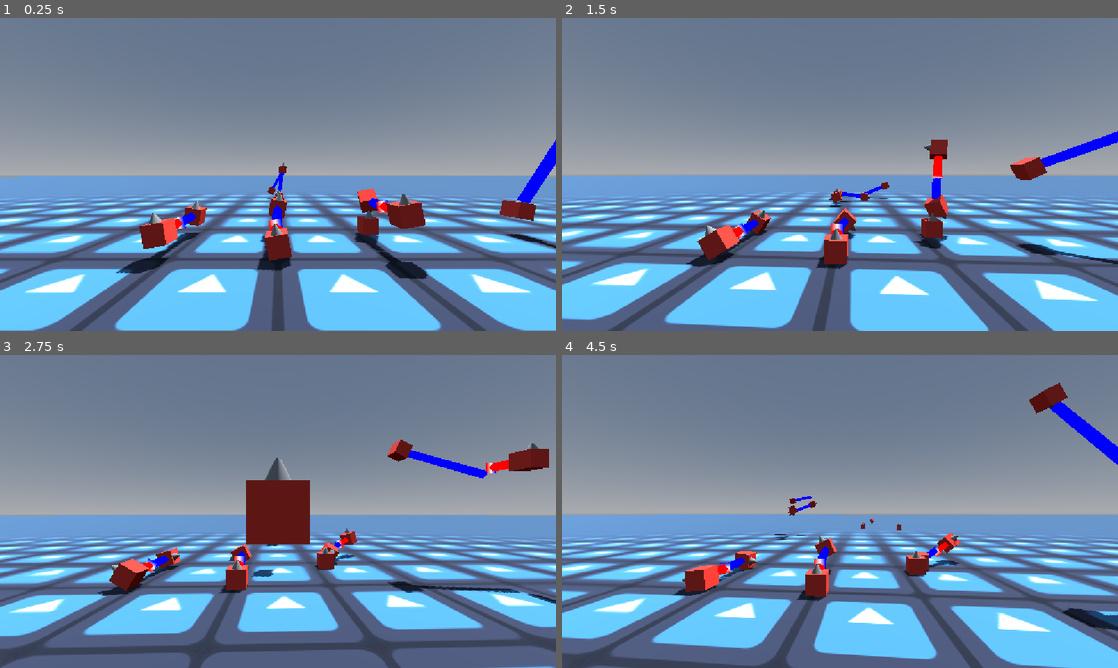
Above: before the commit, frames 1-4 (two rows, left to right).
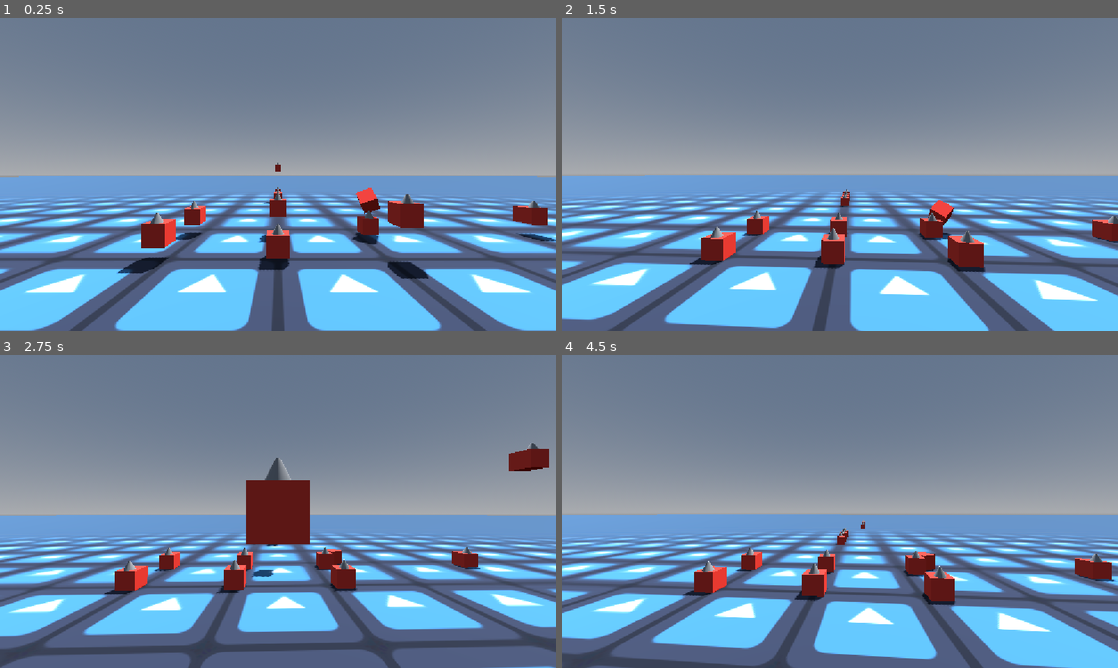
Above: after the commit, the same moments.

Repository: Deojee/new-betterer-hinges
Game: Godot game, scene res://scenes/world.tscn
The game is run twice, just before and just after one commit, with the same random seed, the same clock (stepped at 60 frames per second) and the same inputs. The engine's default icon, where the game draws it, is replaced by a stand-in: a white triangle on a blue panel in a dark square.
Inputs (mouse positions are in pixels of both pictures, inside the frame that each line leads up to):
- Up to frame 1 (0.25 s): no input
- Up to frame 2 (1.5 s): move the mouse to (867, 174) at 0.52 s; tap A (a) at 0.6 s; tap D (d) at 0.8, 1.35 s; move the mouse to (812, 174) at 1.27 s
- Up to frame 3 (2.75 s): tap E (e) at 1.55 s; move the mouse to (289, 505) at 2.02 s; hold E (e) from 2.03 s (still down); tap S (s) at 2.3 s
- Up to frame 4 (4.5 s): move the mouse to (834, 517) at 2.77 s; release E (e) at 2.78 s; tap S (s) at 2.85 s; tap T (t) at 3.05 s; move the mouse to (878, 514) at 3.52 s; hold T (t) 3.53-4.28 s; tap W (w) at 3.8, 4.35 s; move the mouse to (795, 508) at 4.27 s

The runs differ from the first frame. In frame 1, 2.4% of the frame differs, in the area x 20-100%, y 38-84%; in frame 2, 4.4%, in the area x 22-100%, y 36-82%; in frame 3, 3.0%; in frame 4, 4.3%.

Commit message:
added motors and accounting for weight

Diff:
--- a/scenes/world.tscn
+++ b/scenes/world.tscn
@@ -45,6 +45,9 @@
 [sub_resource type="ConvexPolygonShape3D" id="ConvexPolygonShape3D_qfnet"]
 points = PackedVector3Array(0.3, 0.15, 0.15, 0.3, 0.15, -0.15, -0.3, 0.15, 0.15, 0.3, -0.15, 0.15, 0.3, -0.15, -0.15, -0.3, 0.15, -0.15, -0.3, -0.15, 0.15, -0.3, -0.15, -0.15)
 
+[sub_resource type="BoxMesh" id="BoxMesh_i7141"]
+size = Vector3(1.2, 0.3, 0.2)
+
 [node name="world" type="Node3D" unique_id=184105334]
 script = ExtResource("1_tlwt5")
 boxScene = ExtResource("2_aqk2v")
@@ -316,7 +319,7 @@
 collision_layer = 2
 
 [node name="MeshInstance3D" type="MeshInstance3D" parent="walkerGuy/legR3/segment3" unique_id=1914936873]
-mesh = SubResource("BoxMesh_7wv7s")
+mesh = SubResource("BoxMesh_i7141")
 
 [node name="CollisionShape3D" type="CollisionShape3D" parent="walkerGuy/legR3/segment3" unique_id=1099182777]
 shape = SubResource("ConvexPolygonShape3D_qfnet")
@@ -408,6 +411,7 @@
 [node name="segment3" type="RigidBody3D" parent="walkerGuy/leg2L" unique_id=2031255410]
 transform = Transform3D(1, 0, 0, 0, 1, 0, 0, 0, 1, -2.4, 0, 0)
 collision_layer = 2
+freeze = true
 
 [node name="MeshInstance3D" type="MeshInstance3D" parent="walkerGuy/leg2L/segment3" unique_id=667341604]
 mesh = SubResource("BoxMesh_7wv7s")
--- a/scripts/hingeOwner.gd
+++ b/scripts/hingeOwner.gd
@@ -17,7 +17,7 @@
 	var shuffledHinges = allHinges.duplicate()
 
 
-	for i in 30:
+	for i in 90:
 		shuffledHinges.shuffle()
 		for h in shuffledHinges:
 			h.update()
--- a/scripts/newHinge.gd
+++ b/scripts/newHinge.gd
@@ -28,6 +28,8 @@
 
 	if !can_process():
 		return
+
+	visible = false
 
 	lastFrameTransform = global_transform
 
@@ -77,10 +79,11 @@
 	var objectAPoint = nodeA.global_transform * offsetA.affine_inverse()
 	var objectBPoint = nodeB.global_transform * offsetB.affine_inverse()
 
-	Mathy.draw_line_between(get_tree(),objectAPoint.origin,nodeA.global_position,0.3,Color.RED)
-	Mathy.draw_line_between(get_tree(),objectBPoint.origin,nodeB.global_position,0.3,Color.BLUE)
-
-
+	#Mathy.draw_line_between(get_tree(),objectAPoint.origin,nodeA.global_position,0.3,Color.RED)
+	#Mathy.draw_line_between(get_tree(),objectBPoint.origin,nodeB.global_position,0.3,Color.BLUE)
+
+
+	return
 	for i in 30:
 		update()
 	pass
@@ -97,7 +100,7 @@
 
 
 ##degrees per second
-var motorSpeed = 90
+var motorSpeed = 200
 
 func handleMotor():
 
@@ -117,8 +120,8 @@
 
 	var dif = deg_to_rad(motorSpeed) - rotSpeed
 
-	nodeA.angular_velocity += axis * dif/2.0
-	nodeB.angular_velocity -= axis * dif/2.0
+	nodeA.angular_velocity += axis * dif * getAPortion()
+	nodeB.angular_velocity -= axis * dif * getBPortion()
 	pass
 
 func alignToAxis():
@@ -142,8 +145,8 @@
 
 		#nodeA.angular_velocity -= nodeA.angular_velocity.dot(objectAAxis) * objectAAxis * 0.5
 		var dif = (objectAAxis * objectAAngleOffAxis * TPS ) - nodeA.angular_velocity
-		nodeA.angular_velocity += dif/2.0
-		nodeB.angular_velocity -= dif/2.0
+		nodeA.angular_velocity += dif * getAPortion()
+		nodeB.angular_velocity -= dif * getBPortion()
 
 	var objBAxis = -(objectBPoint.origin - objectAxisBPoint.origin)
 	var objectBAngleOffAxis = objBAxis.angle_to(middle.basis.z)
@@ -153,8 +156,8 @@
 
 		var dif = (objectBAxis * objectBAngleOffAxis * TPS ) - nodeB.angular_velocity
 
-		nodeA.angular_velocity -= dif/2.0
-		nodeB.angular_velocity += dif/2.0
+		nodeA.angular_velocity -= dif * getAPortion()
+		nodeB.angular_velocity += dif * getBPortion()
 
 
 
@@ -197,11 +200,11 @@
 
 	var divisor = 2.0
 
-	nodeA.linear_velocity += (aDif)/divisor
-	nodeB.linear_velocity -= (aDif)/divisor
-
-	nodeA.linear_velocity -= (bDif)/divisor
-	nodeB.linear_velocity += (bDif)/divisor
+	nodeA.linear_velocity += (aDif) * getAPortion()
+	nodeB.linear_velocity -= (aDif) * getBPortion()
+
+	nodeA.linear_velocity -= (bDif) * getAPortion()
+	nodeB.linear_velocity += (bDif) * getBPortion()
 
 
 
